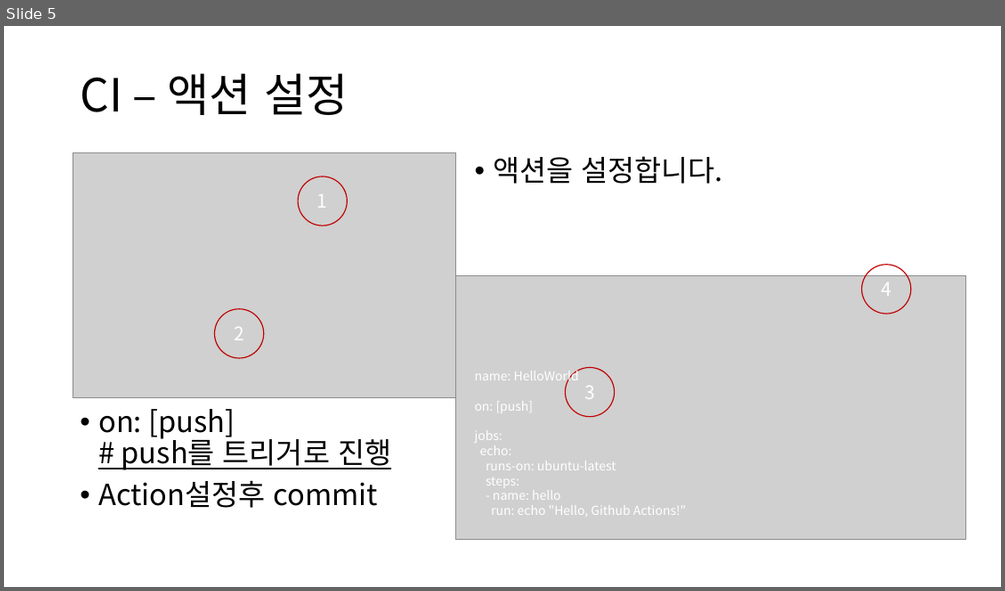
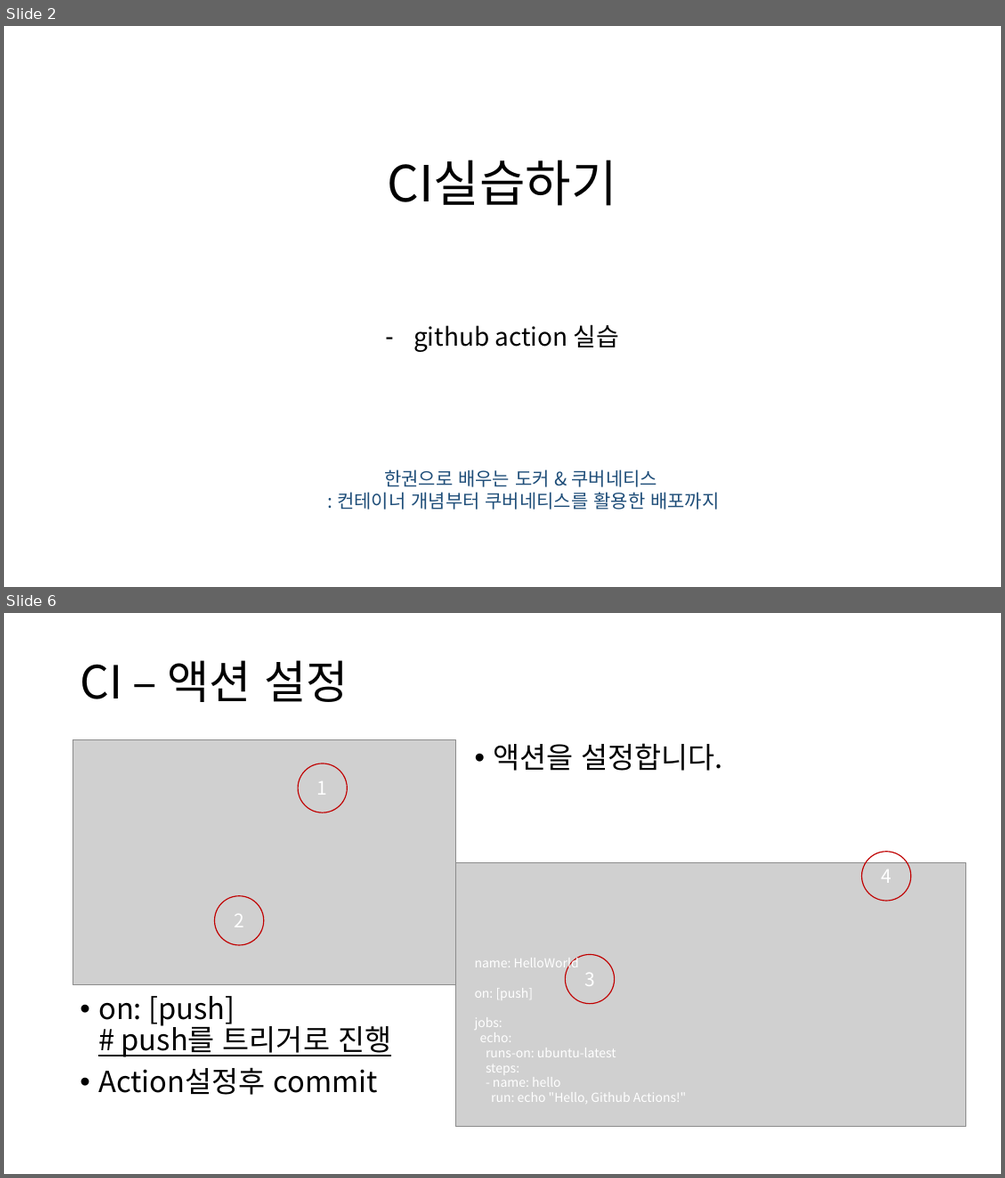
Before and after one commit to restful3/ds4th_study, a slide deck: source/도커심화_한권으로_배우는_도커_&_쿠버네티스/ch11_깃허브 액션과 ArgoCD를 활용한 CICD.pptx. Shown one above the other, each under a label of ours: slide 5 before the commit, slides 2 and 6 after it; the slides between them are not shown. The pictures are 1005x591 and 1005x1178 pixels, drawn with LibreOffice and Linux fonts; fonts in the diff are those of the drawing; grey boxes stand for pictures. Boxes give left, top, right and bottom in pixels: in the first picture for what was removed or moved away, otherwise in the second. Text is boxed around its words. In the diff, an @@ line names an element or a change of style, - is before the commit and + after.

```diff
--- a/source/도커심화_한권으로_배우는_도커_&_쿠버네티스/ch11_깃허브 액션과 ArgoCD를 활용한 CICD.pptx
+++ b/source/도커심화_한권으로_배우는_도커_&_쿠버네티스/ch11_깃허브 액션과 ArgoCD를 활용한 CICD.pptx
@@ slide 2 added at [4,26,1001,587], background #FFFFFF @@
@@ title added at [388,160,617,206], 48 pt, text #000000 @@
+CI실습하기
@@ subtitle added at [413,324,620,352], 24 pt, text #000000 @@
+– github action 실습
@@ text added at [337,469,719,509], 18 pt, text gradient #1F4E79 to #B5D2EC @@
+한권으로 배우는 도커 & 쿠버네티스
+: 컨테이너 개념부터 쿠버네티스를 활용한 배포까지
@@ what was slide 5 is now slide 6 @@
```
Also in this commit, not shown: 11 slides changed, 1 other slide added, 1 other file.
